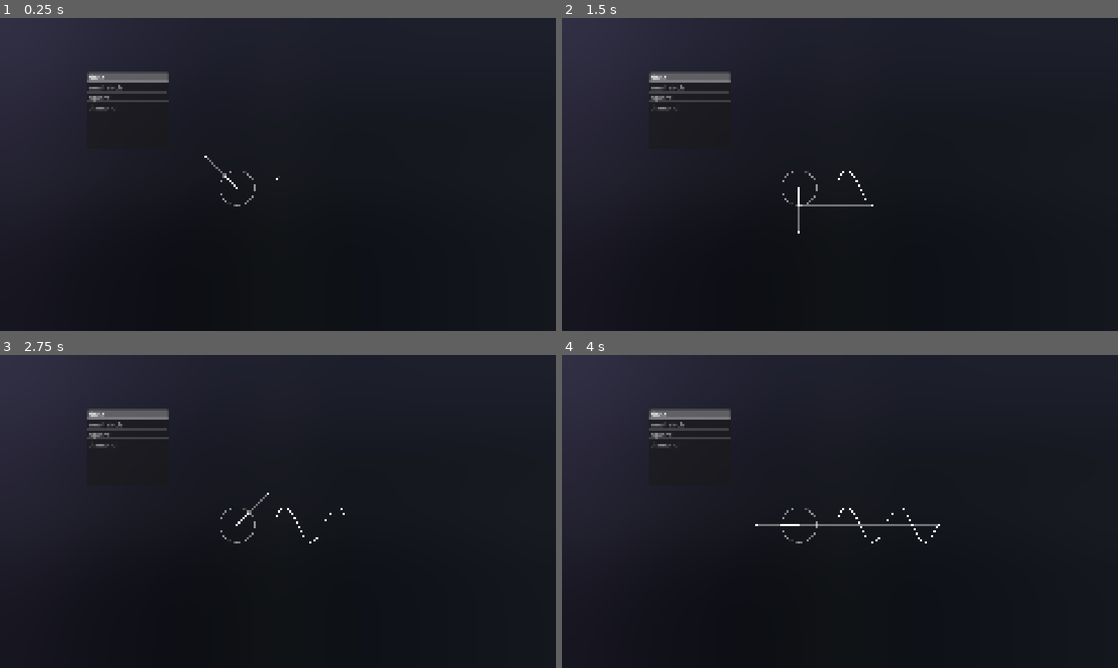
Above: before the commit, frames 1-4 (two rows, left to right).
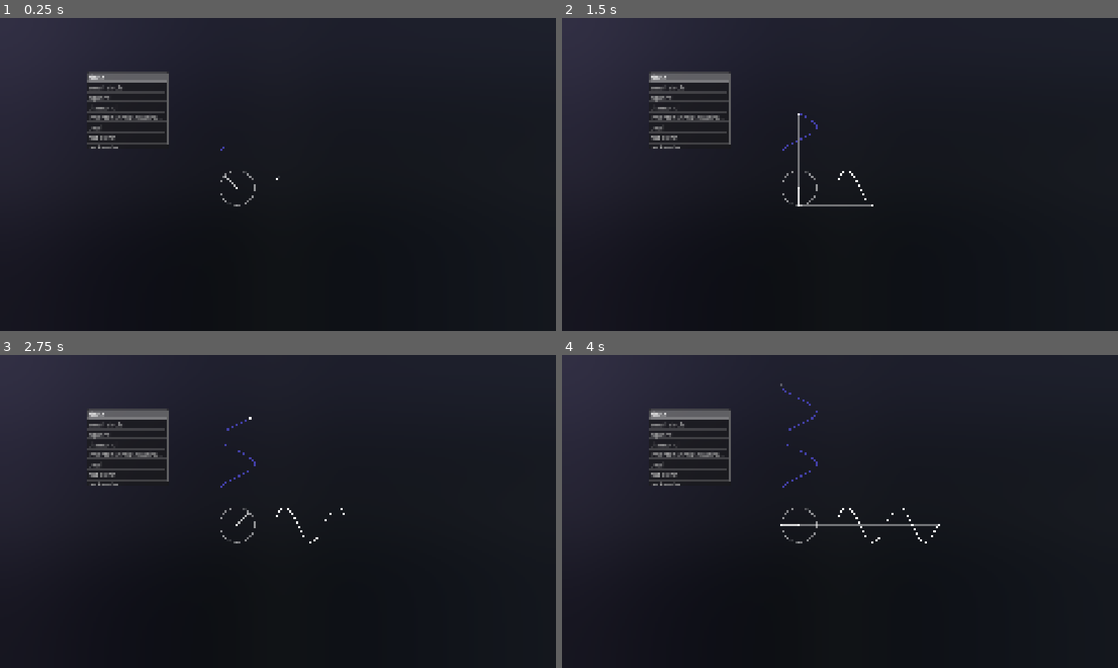
Above: after the commit, the same moments.

Repository: Jfred94/waveform-generator
Game: Godot game, scene res://Scenes/Game/game.tscn
The game is run twice, just before and just after one commit, with the same random seed, the same clock (stepped at 60 frames per second) and the same inputs.
Inputs:
- Up to frame 1 (0.25 s): no input
- Up to frame 2 (1.5 s): tap Enter at 1.25 s
- Up to frame 3 (2.75 s): no input
- Up to frame 4 (4 s): no input

The runs differ from the first frame. In frame 1, 0.8% of the frame differs, in the area x 15-43%, y 20-54%; in frame 2, 0.9%, in the area x 15-46%, y 20-69%; in frame 3, 0.8%; in frame 4, 0.9%.

Commit message:
simplified formulas & more shapes

Diff:
--- a/WaveformGenerator/Scenes/Game/TestVisualizer/test_visualizer.gd
+++ b/WaveformGenerator/Scenes/Game/TestVisualizer/test_visualizer.gd
@@ -10,6 +10,9 @@
 @onready var visualizer_line = $"visualizer line"
 @onready var connector_line = $"connector line"
 @onready var shape_list = $ShapeList
+@onready var visualizer_circle2 = $"visualizer circle2"
+@onready var visualizer_line2 = $"visualizer line2"
+@onready var connector_line2 = $"connector line2"
 
 @export var shape_sprites: Array[Texture2D] = []
 
@@ -27,6 +30,7 @@
 	if timer >= 4:
 		timer -= 4
 		visualizer_line.clear_points()
+		visualizer_line2.clear_points()
 
 	outside.position = Vector2(-200, 0).rotated(timer * PI)
 	outside_line.set_point_position(1, outside.position)
@@ -37,9 +41,13 @@
 	inside_line.set_point_position(1, outer.position)
 
 	visualizer_circle.position = Vector2((2 + timer * 1.5) * radius, outer.position.y)
+	visualizer_circle2.position = Vector2(outer.position.x, -(2 + timer * 1.5) * radius)
 	visualizer_line.add_point(visualizer_circle.position)
+	visualizer_line2.add_point((visualizer_circle2.position))
 	connector_line.set_point_position(0, outer.position)
+	connector_line2.set_point_position(0, outer.position)
 	connector_line.set_point_position(1, visualizer_circle.position)
+	connector_line2.set_point_position(1, visualizer_circle2.position)
 
 	outline.texture = shape_sprites[shape_list.get_selected_items()[0]]
 
@@ -47,6 +55,10 @@
 # 1 = small circle
 # 2 = square
 # 3 = diamond
+# 4 = inverted circle quadrants
+# 5 = oval
+# 6 = cut circle
+# 7 = rectangle
 func find_outside_position(angle: float, shape_type: int) ->  Vector2:
 
 	if (shape_type == 0): # circle
@@ -56,52 +68,55 @@
 		return Vector2(-radius * 0.5, 0).rotated(angle)
 
 	elif (shape_type == 2): # square
-		if (angle >= 0.0 && angle <= PI / 4.0):
-			return Vector2(-radius, -abs(tan(angle)) * radius)
-		elif (angle > PI / 4.0 && angle <= PI / 2.0):
-			return Vector2(-abs(tan((PI / 2.0) - angle)) * radius, -radius)
-		elif (angle > PI / 2.0 && angle <= 3 * (PI / 4.0)):
-			return Vector2(abs(tan(angle - (PI / 2.0))) * radius, -radius)
-		elif (angle > 3 * (PI / 4.0) && angle <= PI):
-			return Vector2(radius, -abs(tan(PI - angle)) * radius)
-		elif (angle > PI && angle <= 5 * (PI / 4.0)):
-			return Vector2(radius, abs(tan(angle - PI)) * radius)
-		elif (angle > 5 * (PI / 4.0) && angle <= 3 * (PI / 2.0)):
-			return Vector2(abs(tan((3 * (PI / 2.0)) - angle)) * radius, radius)
-		elif (angle > 3 * (PI / 2.0) && angle <= 7 * (PI / 4.0)):
-			return Vector2(-abs(tan(angle - (3 * (PI / 2.0)))) * radius, radius)
+		if (angle >= PI / 4.0 && angle <= 3.0 * (PI / 4.0)):
+			return Geometry2D.segment_intersects_segment(Vector2.ZERO, Vector2(-radius, 0.0).rotated(angle) * 2.0, Vector2(-radius, -radius), Vector2(radius, -radius))
+		elif (angle > 3.0 * (PI / 4.0) && angle <= 5.0 * (PI / 4.0)):
+			return Geometry2D.segment_intersects_segment(Vector2.ZERO, Vector2(-radius, 0.0).rotated(angle) * 2.0, Vector2(radius, -radius), Vector2(radius, radius))
+		elif (angle > 5.0 * (PI / 4.0) && angle <= 7.0 * (PI / 4.0)):
+			return Geometry2D.segment_intersects_segment(Vector2.ZERO, Vector2(-radius, 0.0).rotated(angle) * 2.0, Vector2(radius, radius), Vector2(-radius, radius))
 		else:
-			return Vector2(-radius, abs(tan((2 * PI) - angle)) * radius)
+			return Geometry2D.segment_intersects_segment(Vector2.ZERO, Vector2(-radius, 0.0).rotated(angle) * 2.0, Vector2(-radius, radius), Vector2(-radius, -radius))
 
 	elif (shape_type == 3): # diamond
 		if (angle >= 0.0 && angle <= PI / 2.0):
-			var c = (3 * (PI / 4.0)) - angle
-			var aside = (radius * sin(PI / 4.0)) / sin(c)
-			var bside = (radius * sin(angle)) / sin(c)
-			var area = (aside * bside * sin(c)) / 2.0
-			var height = (2.0 * area) / radius
-			return Vector2(-radius + height, -height)
+			return Geometry2D.segment_intersects_segment(Vector2.ZERO, Vector2(-radius, 0.0).rotated(angle) * 2.0, Vector2(-radius, 0.0), Vector2(0.0, -radius))
 		elif (angle > PI / 2.0 && angle <= PI):
-			var c = (3 * (PI / 4.0)) - (PI - angle)
-			var aside = (radius * sin(PI / 4.0)) / sin(c)
-			var bside = (radius * sin((PI - angle))) / sin(c)
-			var area = (aside * bside * sin(c)) / 2.0
-			var height = (2.0 * area) / radius
-			return Vector2(radius - height, -height)
+			return Geometry2D.segment_intersects_segment(Vector2.ZERO, Vector2(-radius, 0.0).rotated(angle) * 2.0, Vector2(0.0, -radius), Vector2(radius, 0.0))
 		elif (angle > PI && angle <= 3 * (PI / 2.0)):
-			var c = (3 * (PI / 4.0)) - (PI + angle)
-			var aside = (radius * sin(PI / 4.0)) / sin(c)
-			var bside = (radius * sin((PI + angle))) / sin(c)
-			var area = (aside * bside * sin(c)) / 2.0
-			var height = (2.0 * area) / radius
-			return Vector2(radius - height, height)
+			return Geometry2D.segment_intersects_segment(Vector2.ZERO, Vector2(-radius, 0.0).rotated(angle) * 2.0, Vector2(radius, 0.0), Vector2(0.0, radius))
 		else:
-			var c = (3 * (PI / 4.0)) - ((2.0 * PI) - angle)
-			var aside = (radius * sin(PI / 4.0)) / sin(c)
-			var bside = (radius * sin(((2.0 * PI) - angle))) / sin(c)
-			var area = (aside * bside * sin(c)) / 2.0
-			var height = (2.0 * area) / radius
-			return Vector2(-radius + height, height)
+			return Geometry2D.segment_intersects_segment(Vector2.ZERO, Vector2(-radius, 0.0).rotated(angle) * 2.0, Vector2(0.0, radius), Vector2(-radius, 0.0))
+
+	elif (shape_type == 4): # inverted circle quadrants
+		if (angle >= 0.0 && angle <= PI / 2.0):
+			var intersection_value = Geometry2D.segment_intersects_circle(Vector2.ZERO, Vector2(-radius, 0.0).rotated(angle), Vector2(-radius, -radius), radius)
+			return Vector2(-radius, 0.0).rotated(angle) * intersection_value
+		elif (angle > PI / 2.0 && angle <= PI):
+			var intersection_value = Geometry2D.segment_intersects_circle(Vector2.ZERO, Vector2(-radius, 0.0).rotated(angle), Vector2(radius, -radius), radius)
+			return Vector2(-radius, 0.0).rotated(angle) * intersection_value
+		elif (angle > PI && angle <= 3 * (PI / 2.0)):
+			var intersection_value = Geometry2D.segment_intersects_circle(Vector2.ZERO, Vector2(-radius, 0.0).rotated(angle), Vector2(radius, radius), radius)
+			return Vector2(-radius, 0.0).rotated(angle) * intersection_value
+		else:
+			var intersection_value = Geometry2D.segment_intersects_circle(Vector2.ZERO, Vector2(-radius, 0.0).rotated(angle), Vector2(-radius, radius), radius)
+			return Vector2(-radius, 0.0).rotated(angle) * intersection_value
+
+	elif (shape_type == 5): # oval
+		var circlePosition = Vector2(-radius, 0).rotated(angle)
+		return Vector2(circlePosition.x, circlePosition.y * 0.5)
+
+	elif (shape_type == 6): # cut circle
+		var circlePosition = Vector2(-radius, 0).rotated(angle)
+		if (circlePosition.y >= -radius * 0.5 && circlePosition.y <= radius * 0.5):
+			return circlePosition
+		else:
+			if (angle >= 0.0 && angle < PI):
+				return Geometry2D.segment_intersects_segment(Vector2.ZERO, Vector2(-radius, 0.0).rotated(angle), Vector2(-radius, -radius * 0.5), Vector2(radius, -radius * 0.5))
+			else:
+				return Geometry2D.segment_intersects_segment(Vector2.ZERO, Vector2(-radius, 0.0).rotated(angle), Vector2(-radius, radius * 0.5), Vector2(radius, radius * 0.5))
+
+	elif (shape_type == 7): # rectangle
+		return Vector2.ZERO
 
 	else:
 		return Vector2.ZERO
--- a/WaveformGenerator/Scenes/Game/TestVisualizer/test_visualizer.tscn
+++ b/WaveformGenerator/Scenes/Game/TestVisualizer/test_visualizer.tscn
@@ -6,10 +6,14 @@
 [ext_resource type="Texture2D" uid="uid://bq6uynef2y473" path="res://Sprites/tv_smallcircle.png" id="3_h0er0"]
 [ext_resource type="Texture2D" uid="uid://dm2g724s5j4g8" path="res://Sprites/tv_circle.png" id="3_knai6"]
 [ext_resource type="Texture2D" uid="uid://ds0px2j3d0o4k" path="res://Sprites/tv_diamond.png" id="5_b6itu"]
+[ext_resource type="Texture2D" uid="uid://ca4drqmqkqxea" path="res://Sprites/tv_inverted_circle_quadrants.png" id="6_h0er0"]
+[ext_resource type="Texture2D" uid="uid://tno6m7ihbbr6" path="res://Sprites/tv_oval.png" id="7_0j2w0"]
+[ext_resource type="Texture2D" uid="uid://bl6b85354m1ct" path="res://Sprites/tv_cut_circle.png" id="8_wa1i1"]
+[ext_resource type="Texture2D" uid="uid://u0stqc88t8fo" path="res://Sprites/tv_rectangle.png" id="9_wa1i1"]
 
 [node name="Test Visualizer" type="Node2D"]
 script = ExtResource("1_nkguh")
-shape_sprites = Array[Texture2D]([ExtResource("2_6edpj"), ExtResource("3_h0er0"), ExtResource("2_85g67"), ExtResource("5_b6itu")])
+shape_sprites = Array[Texture2D]([ExtResource("2_6edpj"), ExtResource("3_h0er0"), ExtResource("2_85g67"), ExtResource("5_b6itu"), ExtResource("6_h0er0"), ExtResource("7_0j2w0"), ExtResource("8_wa1i1"), ExtResource("9_wa1i1")])
 
 [node name="outline" type="Sprite2D" parent="."]
 modulate = Color(1, 1, 1, 0.5372549)
@@ -23,10 +27,12 @@
 texture = ExtResource("3_knai6")
 
 [node name="outside circle" type="Sprite2D" parent="."]
+visible = false
 position = Vector2(-200, 0)
 texture = ExtResource("3_knai6")
 
 [node name="outside line" type="Line2D" parent="."]
+visible = false
 points = PackedVector2Array(0, 0, -200, 0)
 width = 4.0
 default_color = Color(1, 1, 1, 0.40392157)
@@ -34,16 +40,30 @@
 [node name="inside line" type="Line2D" parent="."]
 points = PackedVector2Array(0, 0, -80, 0)
 width = 4.0
+default_color = Color(1, 1, 1, 0.6901961)
 
 [node name="visualizer circle" type="Sprite2D" parent="."]
-position = Vector2(-80, 0)
+position = Vector2(160, 0)
 texture = ExtResource("3_knai6")
 
 [node name="visualizer line" type="Line2D" parent="."]
 width = 4.0
 
 [node name="connector line" type="Line2D" parent="."]
-points = PackedVector2Array(0, 0, 160, 0)
+points = PackedVector2Array(-80, 0, 160, 0)
+width = 4.0
+default_color = Color(1, 1, 1, 0.40392157)
+
+[node name="visualizer circle2" type="Sprite2D" parent="."]
+position = Vector2(-80, -160)
+texture = ExtResource("3_knai6")
+
+[node name="visualizer line2" type="Line2D" parent="."]
+width = 4.0
+default_color = Color(0.2627451, 0.2509804, 0.65882355, 1)
+
+[node name="connector line2" type="Line2D" parent="."]
+points = PackedVector2Array(-80, 0, -80, -160)
 width = 4.0
 default_color = Color(1, 1, 1, 0.40392157)
 
@@ -53,8 +73,12 @@
 offset_right = -314.0
 offset_bottom = -179.0
 theme_override_font_sizes/font_size = 30
-item_count = 4
+item_count = 8
 item_0/text = "circle"
 item_1/text = "small circle"
 item_2/text = "square"
 item_3/text = "diamond"
+item_4/text = "inverted circle quadrants"
+item_5/text = "oval"
+item_6/text = "cut circle"
+item_7/text = "rectangle"
Not shown: 1 places in WaveformGenerator/Scenes/Game/TestVisualizer/test_visualizer.tscn that only renumber resources
Binary file added: WaveformGenerator/Sprites/tv_cut_circle.png
Not shown, added: WaveformGenerator/Sprites/tv_cut_circle.png.import
Binary file added: WaveformGenerator/Sprites/tv_inverted_circle_quadrants.png
Not shown, added: WaveformGenerator/Sprites/tv_inverted_circle_quadrants.png.import
Binary file added: WaveformGenerator/Sprites/tv_oval.png
Not shown, added: WaveformGenerator/Sprites/tv_oval.png.import
Binary file added: WaveformGenerator/Sprites/tv_rectangle.png
Not shown, added: WaveformGenerator/Sprites/tv_rectangle.png.import
